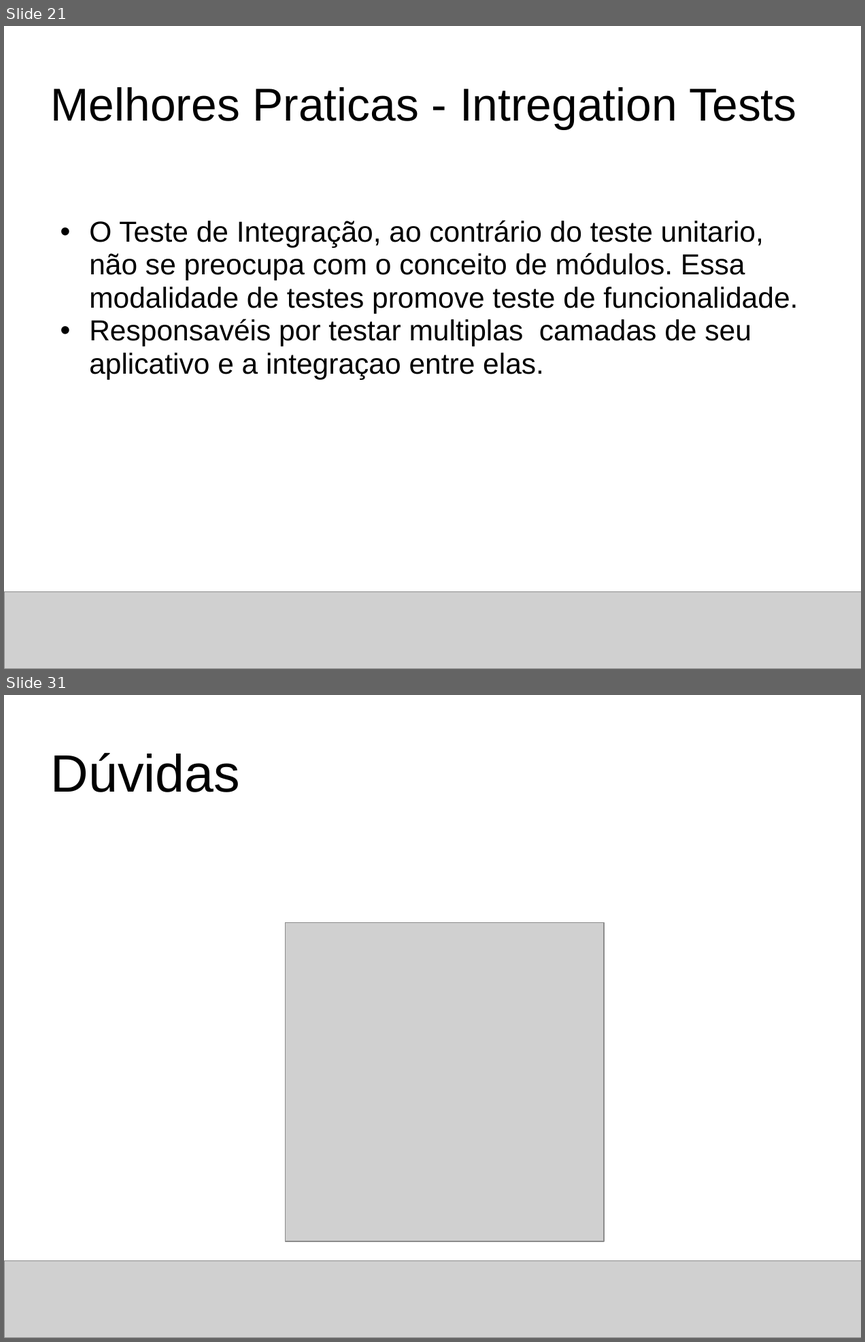
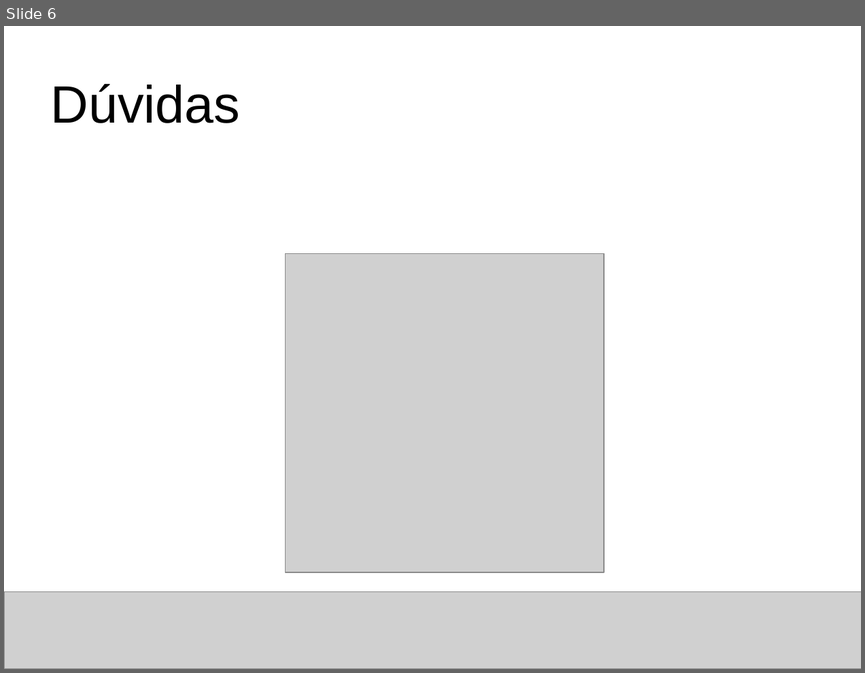
Before and after one commit to thiagoalvsantos/sabrh, a slide deck: Concepção/projeto_final_sabrh_apresentacao_proposta.ppt. Shown one above the other, each under a label of ours: slides 21 and 31 before the commit, slide 6 after it; the slides between them are not shown. The pictures are 865x1342 and 865x673 pixels, drawn with LibreOffice and Linux fonts; fonts in the diff are those of the drawing; grey boxes stand for pictures; background and template pictures are left out. Boxes give left, top, right and bottom in pixels: in the first picture for what was removed or moved away, otherwise in the second. Text is boxed around its words. In the diff, an @@ line names an element or a change of style, - is before the commit and + after.

```diff
--- a/Concepção/projeto_final_sabrh_apresentacao_proposta.ppt
+++ b/Concepção/projeto_final_sabrh_apresentacao_proposta.ppt
@@ slide 21 removed at [4, 26, 861, 669], background picture (left out) @@
@@ title removed at [50, 87, 797, 129] @@
-Melhores Praticas - Intregation Tests
@@ text removed at [89, 220, 798, 379] @@
-  • O Teste de Integração, ao contrário do teste unitario, não se preocupa com o conceito de módulos. Essa modalidade de testes promove teste de funcionalidade.
-  • Responsavéis por testar multiplas camadas de seu aplicativo e a integraçao entre elas.
@@ picture removed at [4, 592, 861, 669] @@
@@ what was slide 31 is now slide 6 @@
```
Also in this commit, not shown: 2 slides changed, 3 slides added, 27 other slides removed.
